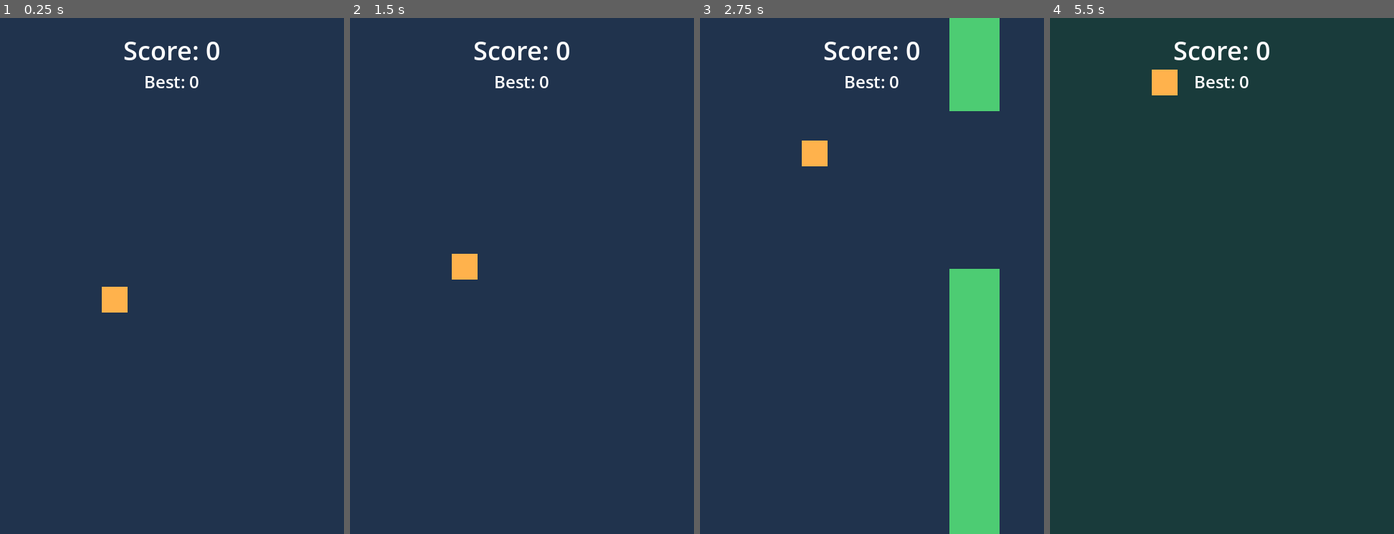
Above: before the commit, frames 1-4 (left to right).
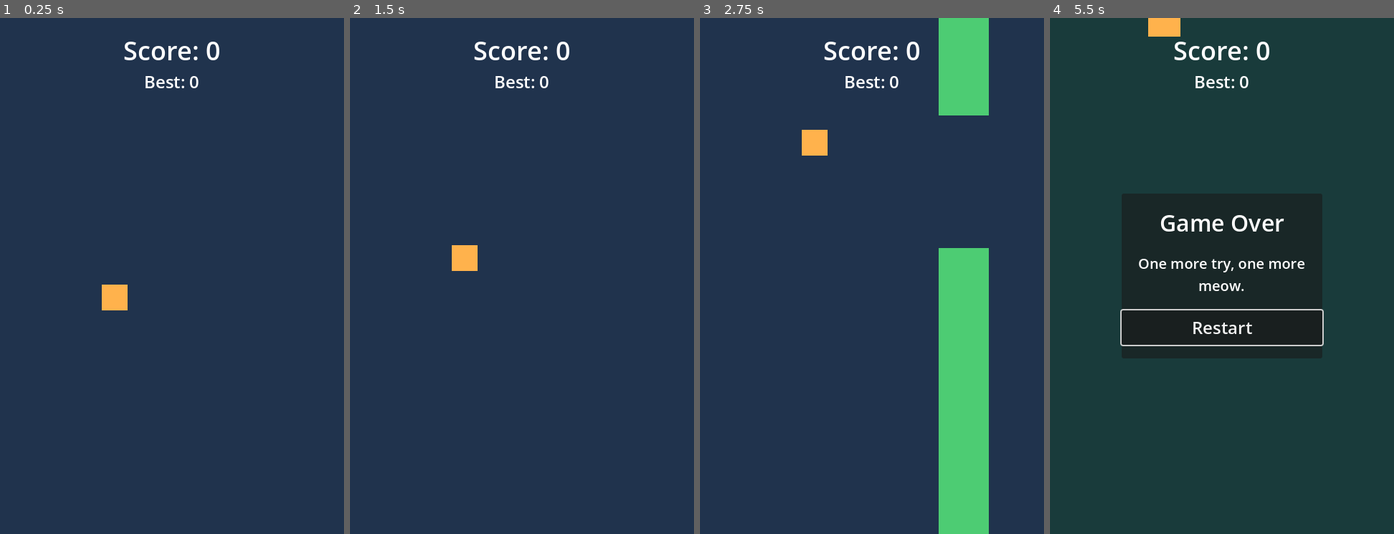
Above: after the commit, the same moments.

Repository: yongkaiyi1998/cat-flight
Game: Godot game, scene res://scenes/main.tscn
The game is run twice, just before and just after one commit, with the same random seed, the same clock (stepped at 60 frames per second) and the same inputs.
Inputs:
- Up to frame 1 (0.25 s): no input
- Up to frame 2 (1.5 s): tap Space (flap) at 0.6, 0.77, 1.07, 1.35 s
- Up to frame 3 (2.75 s): tap Space (flap) at 1.52, 1.82, 2.1 s
- Up to frame 4 (5.5 s): tap Space (flap) at 2.85, 3.02, 3.32, 3.6, 3.77, 4.07, 4.35, 4.52, 4.82, 5.1 s

The runs differ from the first frame. In frame 1, less than 0.1% of the frame differs, in the area x 29-38%, y 51-58%; in frame 2, 0.2%; in frame 3, 5.4%; in frame 4, 5.9%, in the area x 20-80%, y 0-64%.

Commit message:
feat: add audio hooks and tune gameplay

Diff:
--- a/scenes/main.tscn
+++ b/scenes/main.tscn
@@ -1,15 +1,17 @@
-[gd_scene load_steps=3 format=3]
+[gd_scene format=3 uid="uid://ck6yj460ygba2"]
 
-[ext_resource type="PackedScene" path="res://scenes/player.tscn" id="1_player"]
-[ext_resource type="Script" path="res://scripts/main.gd" id="2_main"]
+[ext_resource type="PackedScene" uid="uid://bp7s68hc2fify" path="res://scenes/player.tscn" id="1_player"]
+[ext_resource type="Script" uid="uid://bntc3i7f0hsp" path="res://scripts/main.gd" id="2_main"]
 
-[node name="Main" type="Node2D"]
+[node name="Main" type="Node2D" unique_id=1732260445]
 script = ExtResource("2_main")
+obstacle_speed = 200.0
+gap_size = 185.0
 
-[node name="Background" type="CanvasLayer" parent="."]
+[node name="Background" type="CanvasLayer" parent="." unique_id=1435686851]
 layer = -1
 
-[node name="Color" type="ColorRect" parent="Background"]
+[node name="Color" type="ColorRect" parent="Background" unique_id=1114002836]
 anchors_preset = 15
 anchor_right = 1.0
 anchor_bottom = 1.0
@@ -18,38 +20,42 @@
 mouse_filter = 2
 color = Color(0.125, 0.2, 0.302, 1)
 
-[node name="Obstacles" type="Node2D" parent="."]
+[node name="Obstacles" type="Node2D" parent="." unique_id=858012460]
 
-[node name="Player" parent="." instance=ExtResource("1_player")]
+[node name="Player" parent="." unique_id=2015700665 instance=ExtResource("1_player")]
 position = Vector2(160, 360)
 
-[node name="SpawnTimer" type="Timer" parent="."]
+[node name="SpawnTimer" type="Timer" parent="." unique_id=89612092]
 
-[node name="UI" type="CanvasLayer" parent="."]
+[node name="ScoreSound" type="AudioStreamPlayer" parent="." unique_id=2081070088]
+volume_db = -10.0
 
-[node name="ScoreLabel" type="Label" parent="UI"]
+[node name="DeathSound" type="AudioStreamPlayer" parent="." unique_id=1489965788]
+volume_db = -10.0
+
+[node name="UI" type="CanvasLayer" parent="." unique_id=866740355]
+
+[node name="ScoreLabel" type="Label" parent="UI" unique_id=333632395]
 anchors_preset = 10
 anchor_right = 1.0
 offset_top = 20.0
 offset_bottom = 70.0
 grow_horizontal = 2
-mouse_filter = 2
 theme_override_font_sizes/font_size = 36
 text = "Score: 0"
 horizontal_alignment = 1
 
-[node name="BestScoreLabel" type="Label" parent="UI"]
+[node name="BestScoreLabel" type="Label" parent="UI" unique_id=393533868]
 anchors_preset = 10
 anchor_right = 1.0
 offset_top = 72.0
 offset_bottom = 108.0
 grow_horizontal = 2
-mouse_filter = 2
 theme_override_font_sizes/font_size = 24
 text = "Best: 0"
 horizontal_alignment = 1
 
-[node name="GameOverPanel" type="PanelContainer" parent="UI"]
+[node name="GameOverPanel" type="PanelContainer" parent="UI" unique_id=1919667733]
 visible = false
 anchors_preset = 8
 anchor_left = 0.5
@@ -63,27 +69,26 @@
 grow_horizontal = 2
 grow_vertical = 2
 
-[node name="Content" type="VBoxContainer" parent="UI/GameOverPanel"]
+[node name="Content" type="VBoxContainer" parent="UI/GameOverPanel" unique_id=549751091]
 layout_mode = 2
 theme_override_constants/separation = 20
 alignment = 1
 
-[node name="Title" type="Label" parent="UI/GameOverPanel/Content"]
+[node name="Title" type="Label" parent="UI/GameOverPanel/Content" unique_id=1538052634]
 layout_mode = 2
 theme_override_font_sizes/font_size = 32
 text = "Game Over"
 horizontal_alignment = 1
 
-[node name="DeathQuoteLabel" type="Label" parent="UI/GameOverPanel/Content"]
+[node name="DeathQuoteLabel" type="Label" parent="UI/GameOverPanel/Content" unique_id=308645011]
 custom_minimum_size = Vector2(0, 60)
 layout_mode = 2
-mouse_filter = 2
 theme_override_font_sizes/font_size = 20
 horizontal_alignment = 1
 vertical_alignment = 1
 autowrap_mode = 3
 
-[node name="RestartButton" type="Button" parent="UI/GameOverPanel/Content"]
+[node name="RestartButton" type="Button" parent="UI/GameOverPanel/Content" unique_id=971893989]
 custom_minimum_size = Vector2(0, 48)
 layout_mode = 2
 theme_override_font_sizes/font_size = 24
--- a/scenes/player.tscn
+++ b/scenes/player.tscn
@@ -15,3 +15,6 @@
 [node name="Placeholder" type="Polygon2D" parent="." unique_id=1276906726]
 color = Color(1, 0.7, 0.3, 1)
 polygon = PackedVector2Array(-18, -18, 18, -18, 18, 18, -18, 18)
+
+[node name="FlapSound" type="AudioStreamPlayer" parent="."]
+volume_db = -12.0
--- a/scripts/main.gd
+++ b/scripts/main.gd
@@ -30,8 +30,8 @@
 static var previous_background: int = -1
 
 @export_range(0.1, 10.0, 0.1) var spawn_interval: float = 2.0
-@export_range(1.0, 600.0, 1.0) var obstacle_speed: float = 180.0
-@export_range(40.0, 600.0, 1.0) var gap_size: float = 220.0
+@export_range(1.0, 600.0, 1.0) var obstacle_speed: float = 170.0
+@export_range(40.0, 600.0, 1.0) var gap_size: float = 240.0
 
 var is_game_over: bool = false
 var death_reason: String = ""
@@ -70,6 +70,8 @@
 		if not pair.has_scored and pair.position.x + pair.obstacle_width < player_left:
 			pair.has_scored = true
 			score += 1
+			if $ScoreSound.stream != null:
+				$ScoreSound.play()
 			$UI/ScoreLabel.text = "Score: %d" % score
 			if score > best_score:
 				best_score = score
@@ -115,6 +117,9 @@
 		return
 	is_game_over = true
 	death_reason = reason
+	$ScoreSound.stop()
+	if $DeathSound.stream != null:
+		$DeathSound.play()
 	$SpawnTimer.stop()
 	for pair in $Obstacles.get_children():
 		pair.set_physics_process(false)
--- a/scripts/player.gd
+++ b/scripts/player.gd
@@ -2,8 +2,8 @@
 
 signal died(reason: String)
 
-@export var fall_gravity: float = 1000.0
-@export var flap_strength: float = 350.0
+@export var fall_gravity: float = 900.0
+@export var flap_strength: float = 330.0
 
 var vertical_velocity: float = 0.0
 var is_dead: bool = false
@@ -19,6 +19,9 @@
 	vertical_velocity += fall_gravity * delta
 	if Input.is_action_just_pressed("flap"):
 		vertical_velocity = -flap_strength
+		# Assign a short audio asset to FlapSound when one is available.
+		if $FlapSound.stream != null:
+			$FlapSound.play()
 	position.y += vertical_velocity * delta
 	var half_height: float = $CollisionShape2D.shape.size.y / 2.0
 	if position.y - half_height <= 0.0:
@@ -38,6 +41,7 @@
 		return
 	is_dead = true
 	vertical_velocity = 0.0
+	$FlapSound.stop()
 	set_physics_process(false)
 	set_deferred("monitoring", false)
 	died.emit(reason)
Not shown, added: AUDIO.md
